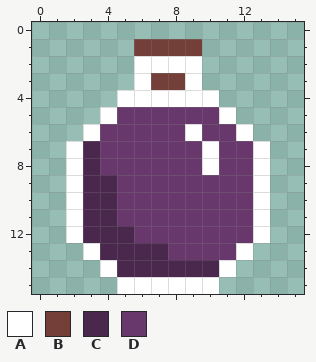
Pixel-art file -- EverlastingRejuvenation_Art/Potions/idk.aseprite. The picture above is the old version.
16x16 pixels, 1 frame.
Palette (. is transparent): A #ffffff  B #743f39  C #4a274d  D #68386c
Pixels before, first column x 2:
 1 ....BBBB....
 2 ....AAAA....
 3 ....ABBA....
 4 ...AAAAAA...
 5 ..ADDDDDDA..
 6 .ADDDDDADDA.
 7 ACDDDDDDADDA
 8 ACDDDDDDADDA
 9 ACCDDDDDDDDA
10 ACCDDDDDDDDA
11 ACCDDDDDDDDA
12 ACCCDDDDDDDA
13 .ACCCCDDDDA.
14 ..ACCCCCCA..
15 ...AAAAAA...
The result:
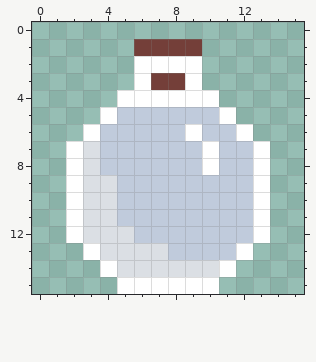
The edit:
colour C: #4a274d -> #dbdfe4
colour D: #68386c -> #c0cbdc
Pixel boxes of the changes (left, top, right, bottom) in both pictures:
changed: (83, 107, 253, 277)
